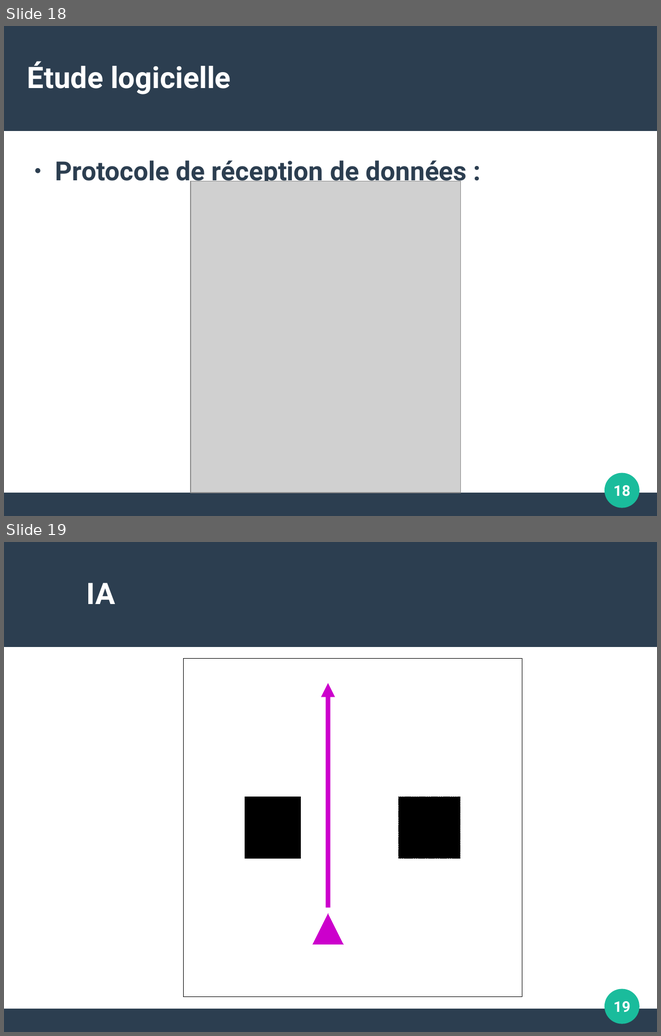
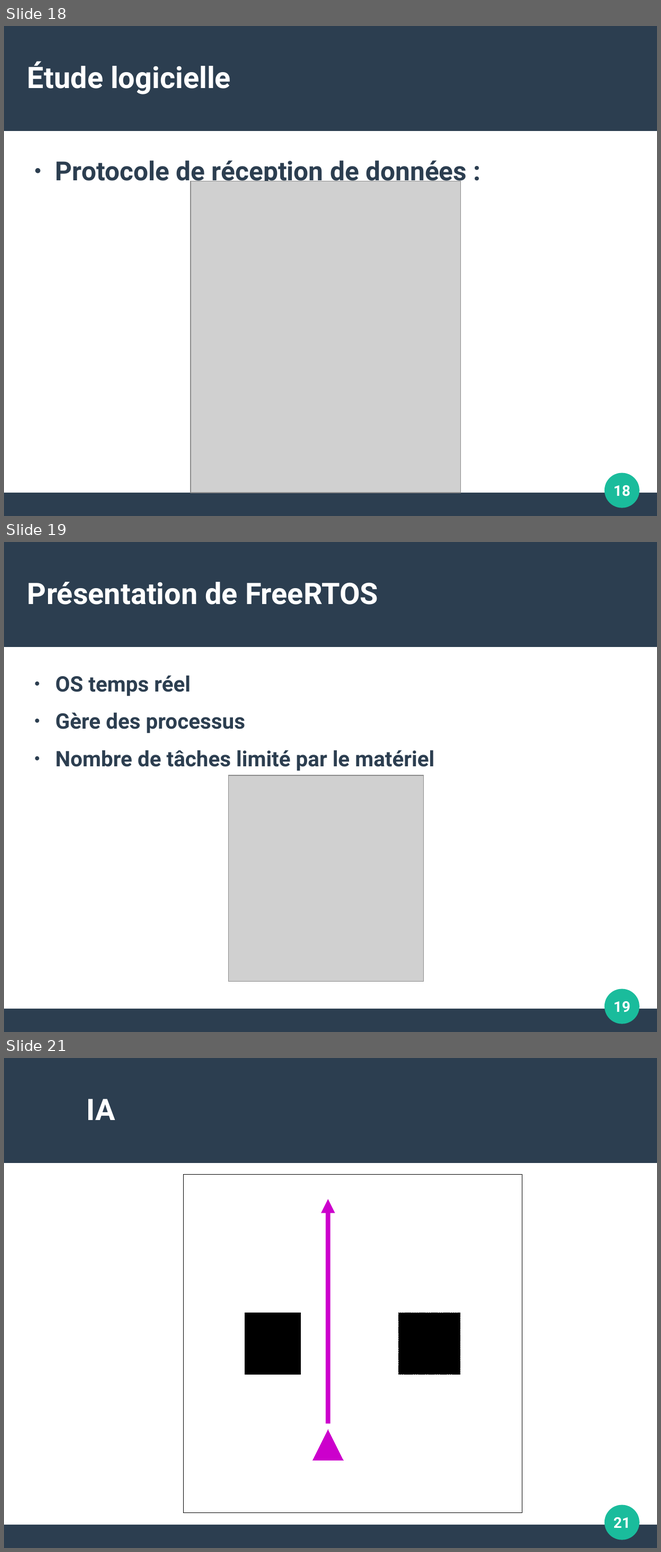
Before and after one commit to Nennala/CoopRobot, a slide deck: soutenance.odp. Shown one above the other, each under a label of ours: slides 18 and 19 before the commit, slides 18, 19 and 21 after it; the slides between them are not shown. The pictures are 661x1036 and 661x1552 pixels, drawn with LibreOffice and Linux fonts; fonts in the diff are those of the drawing; grey boxes stand for pictures. Boxes give left, top, right and bottom in pixels: in the first picture for what was removed or moved away, otherwise in the second. Text is boxed around its words. In the diff, an @@ line names an element or a change of style, - is before the commit and + after.

```diff
--- a/soutenance.odp
+++ b/soutenance.odp
@@ slide 19 added at (4, 542, 657, 1032), background #FFFFFF; not listed: 3 template elements that a slide beside it also shows @@
@@ title added at (27, 582, 378, 605), 36 pt, text #FFFFFF, bold @@
+Présentation de FreeRTOS
@@ text added at (55, 675, 434, 771), 26 pt, text #2C3E50, bold @@
+● OS temps réel
+● Gère des processus
+● Nombre de tâches limité par le matériel
@@ picture added at (229, 775, 424, 982) @@
@@ page number added at (614, 1001, 630, 1012), 18 pt, text #FFFFFF, bold @@
+19
@@ what was slide 19 is now slide 21 @@
@@ page number at (614, 1517, 630, 1528): text changed @@
-19
+21
```
Also in this commit, not shown: 2 slides changed, 1 other slide added.
